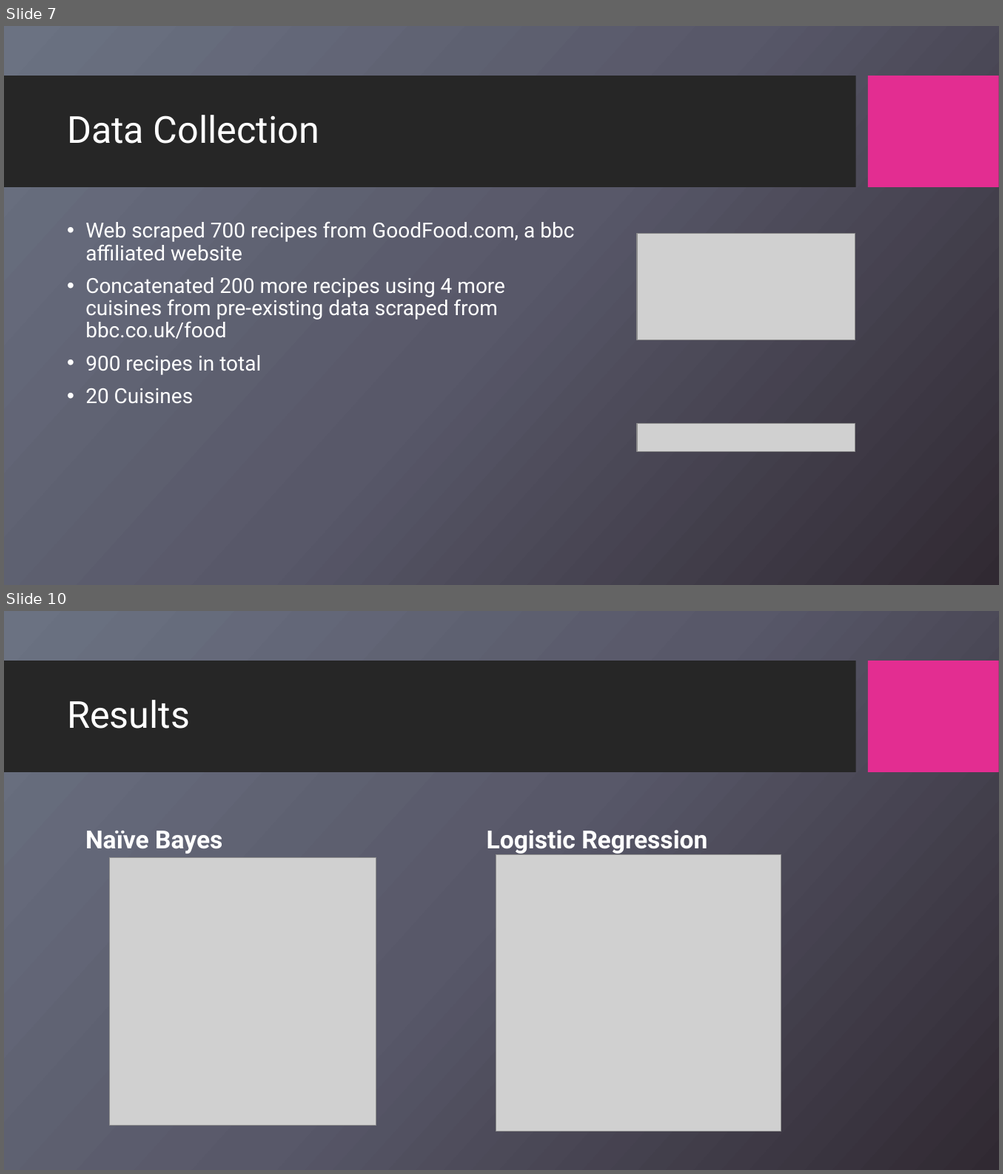
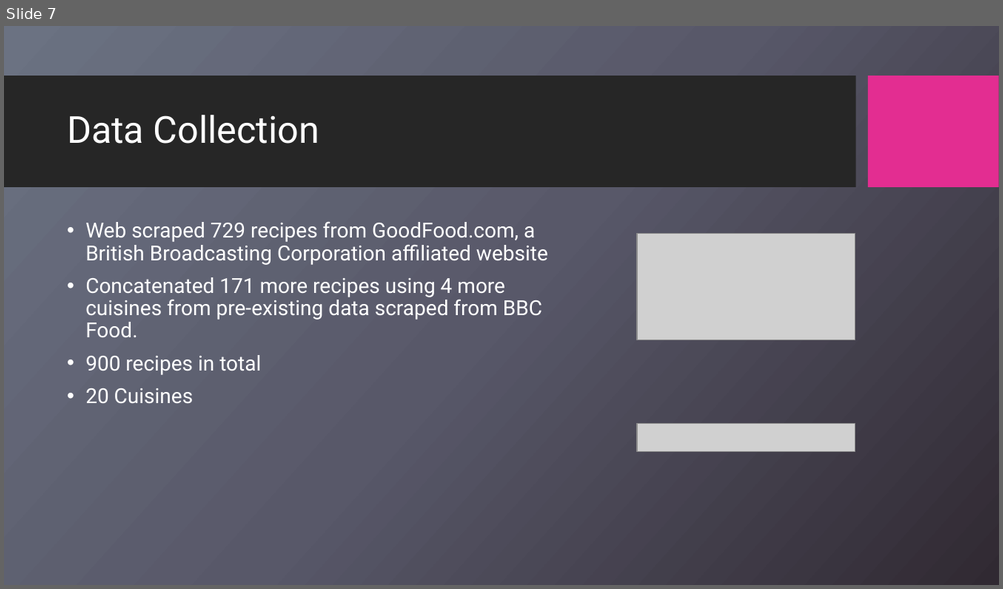
Before and after one commit to aamoeji04/Cuisine_Classification_Capstone, a slide deck: Cuisine_Classification.pptx. Shown one above the other, each under a label of ours: slides 7 and 10 before the commit, slide 7 after it; the slides between them are not shown. The pictures are 1003x1174 and 1003x589 pixels, drawn with LibreOffice and Linux fonts; fonts in the diff are those of the drawing; grey boxes stand for pictures; background and template pictures are left out. Boxes give left, top, right and bottom in pixels: in the first picture for what was removed or moved away, otherwise in the second. Text is boxed around its words. In the diff, an @@ line names an element or a change of style, - is before the commit and + after.

```diff
--- a/Cuisine_Classification.pptx
+++ b/Cuisine_Classification.pptx
@@ slide 10 removed at box(4, 611, 999, 1170), background picture (left out); not listed: 2 template elements that a slide beside it also shows @@
@@ title removed at box(67, 700, 190, 729) @@
-Results
@@ text removed at box(85, 831, 222, 854) @@
-Naïve Bayes
@@ text removed at box(486, 830, 707, 854) @@
-Logistic Regression
@@ picture removed at box(110, 858, 376, 1126) @@
@@ picture removed at box(495, 855, 781, 1132) @@
@@ slide 7 changed as well @@
@@ text at box(85, 221, 548, 338): text changed @@
-• Web scraped 700 recipes from GoodFood.com, a bbc affiliated website
-• Concatenated 200 more recipes using 4 more cuisines from pre-existing data scraped from bbc.co.uk/food
+• Web scraped 729 recipes from GoodFood.com, a British Broadcasting Corporation affiliated website
+• Concatenated 171 more recipes using 4 more cuisines from pre-existing data scraped from BBC Food.
```
Also in this commit, not shown: 9 other slides changed, 5 slides added, 1 other slide removed.
